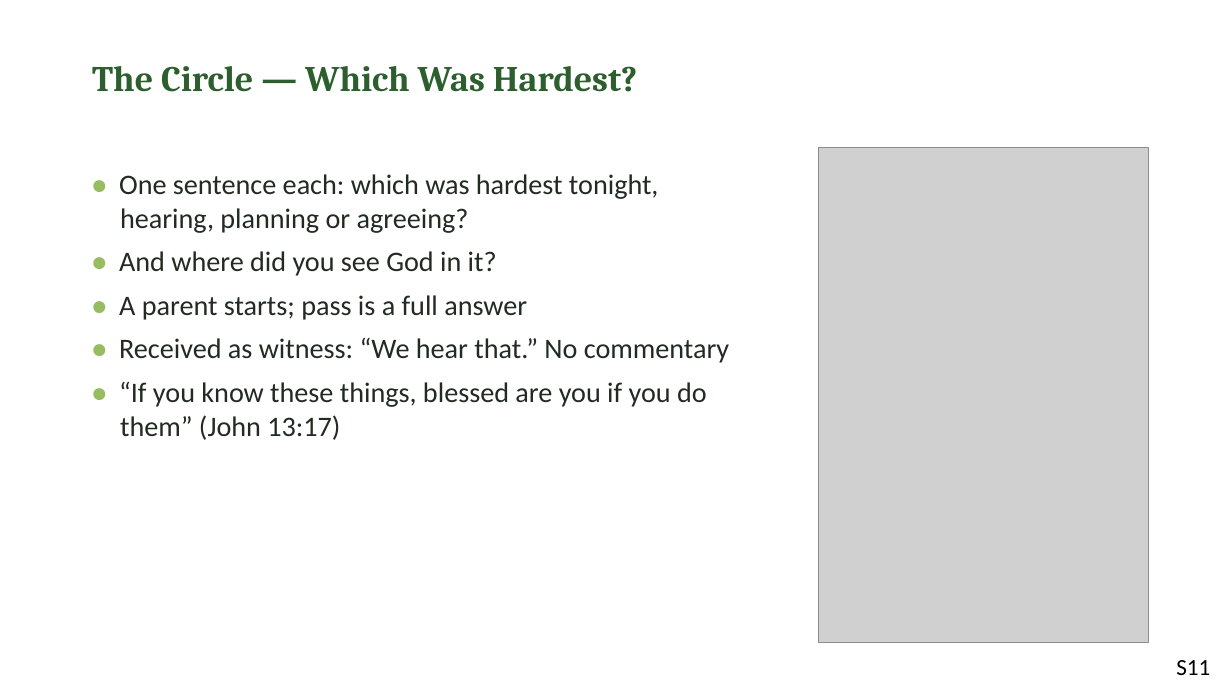
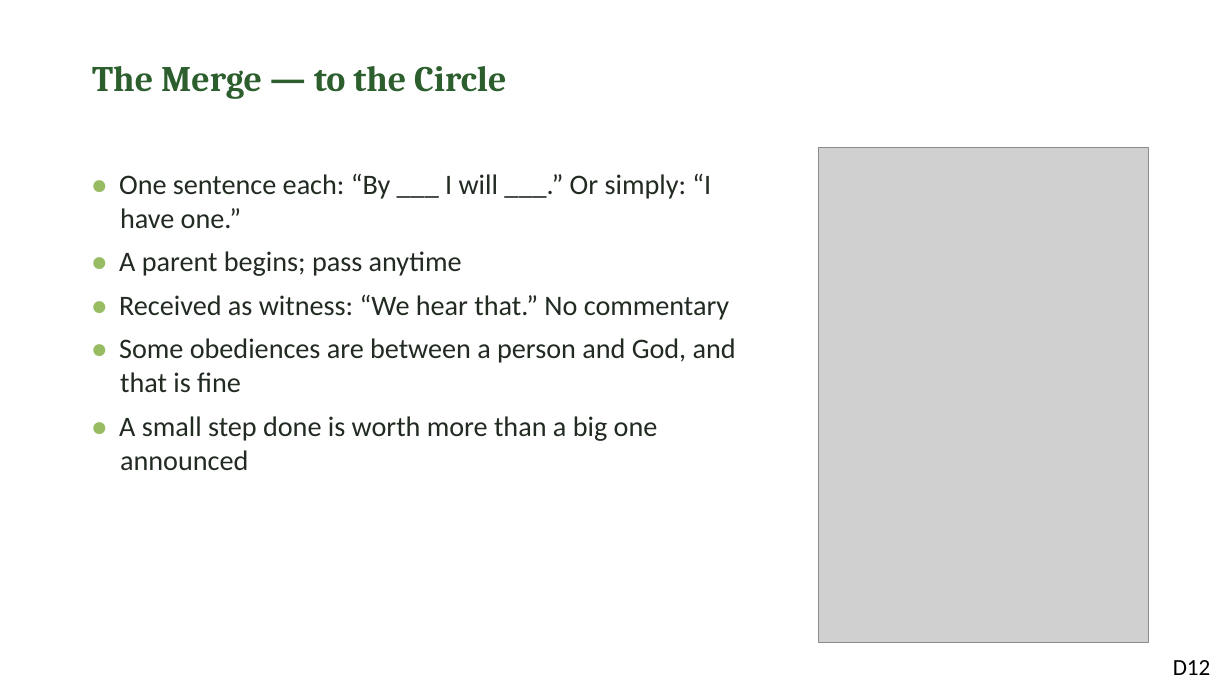
Before and after one commit to jgtittle-ministries/fellowship-of-the-heart-pilot-at-cca, a slide deck: slide 12 of docs/evening/materials/evening-13-slides.pptx (slide 11 before the commit). Drawn at 1232x693 pixels with LibreOffice and Linux fonts; fonts in the diff are those of the drawing; grey boxes stand for pictures. Boxes give left, top, right and bottom in pixels: in the first picture for what was removed or moved away, otherwise in the second. Text is boxed around its words. In the diff, an @@ line names an element or a change of style, - is before the commit and + after.

```diff
--- a/docs/evening/materials/evening-13-slides.pptx
+++ b/docs/evening/materials/evening-13-slides.pptx
@@ text at box(92, 66, 506, 99): text changed @@
-The Circle — Which Was Hardest?
+The Merge — to the Circle
@@ text at box(119, 174, 711, 276): text changed @@
-• One sentence each: which was hardest tonight, hearing, planning or agreeing?
-• And where did you see God in it?
-• A parent starts; pass is a full answer
+• One sentence each: “By ___ I will ___.” Or simply: “I have one.”
+• A parent begins; pass anytime
@@ text at box(119, 338, 736, 470): text changed @@
-• “If you know these things, blessed are you if you do them” (John 13:17)
+• Some obediences are between a person and God, and that is fine
+• A small step done is worth more than a big one announced
@@ text at box(1173, 660, 1211, 675): text changed @@
-S11
+D12
```
Also in this commit, not shown: 15 other slides changed, 1 slide removed, 58 other files.
